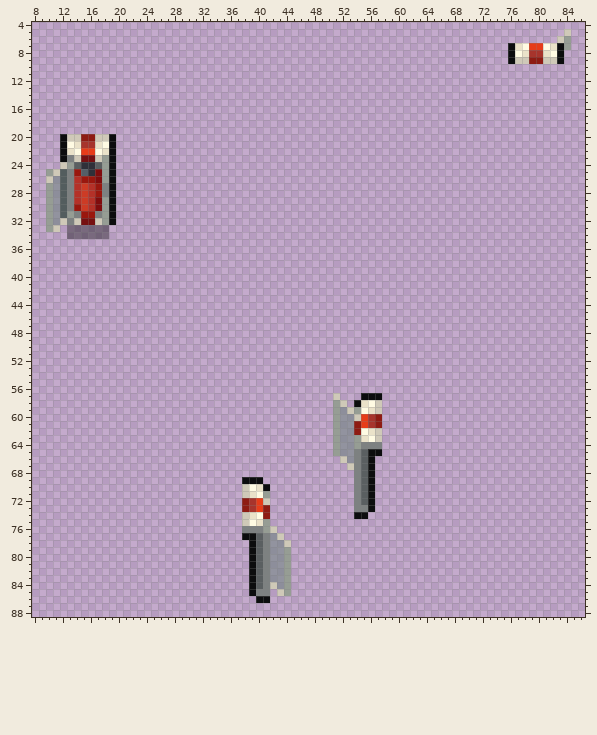
File history of a sprite sheet, Resources/Textures/Structures/Wallmounts/extinguisher_cabinet.rsi/extinguisher_full.png. Above is the file before it was changed.
The file is 96x96 pixels. Shown: x 8..86, y 4..88.
New version:
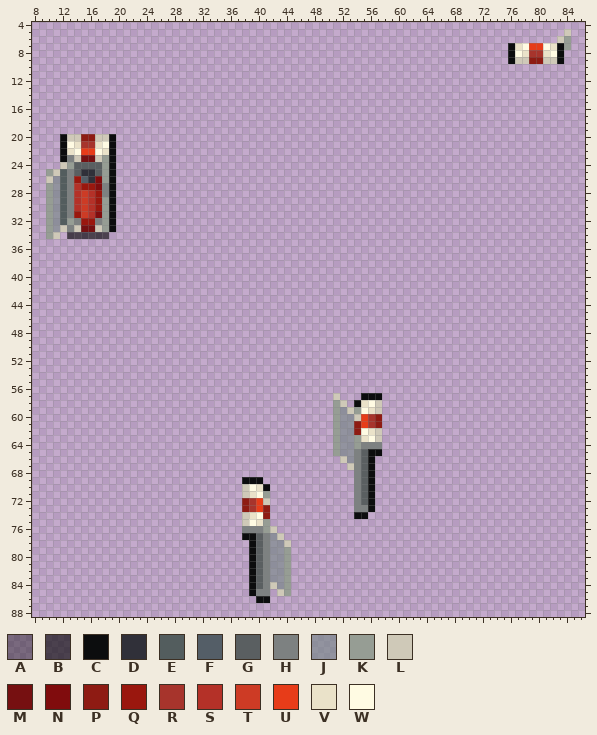
Palette (. is transparent): A #00000061  B #0000009d  C #0c0d0e  D #303039  E #535d5e  F #545e67  G #5a5f61  H #7d8181  J #788788a8  K #969d94  L #cfc9b8  M #761011  N #800c0d  P #8e1b13  Q #9a170e  R #a7342c  S #b43128  T #cd3b25  U #e73c19  V #eae2c9  W #fffbe3
Edits made:
Colour A becomes colour B in row 34 at x 13 to 18.
The author put colour C in row 33 at x 19.
Colour F becomes colour D in row 25 at x 15.
Colour Q becomes colour D in row 26 at x 16.
Colour L becomes colour E in row 32 at x 12.
Colour Q becomes colour F in row 26 at x 15.
Colour D becomes colour G in row 24 at x 15 to 16.
Colour N becomes colour G in row 25 at x 17.
Colour Q becomes colour G in row 25 at x 14.
Colour A becomes colour H in row 33 at x 13.
Colour K becomes colour H in row 31 at x 13.
Colour L becomes colour H in row 32 at x 14 and 17.
Colour L becomes colour J in row 33 at x 11.
The author put colour K in row 34 at x 10.
Colour A becomes colour K in row 33 at x 18.
Colour H becomes colour K in row 32 at x 13.
The author put colour L in row 33 at x 12; in row 34 at x 11.
Colour A becomes colour L in row 33 at x 14 and 17.
Colour A becomes colour M in row 33 at x 15 to 16.
Colour H becomes colour N in row 31 at x 17.
Colour Q becomes colour N in row 27 at x 17.
Colour H becomes colour Q in row 31 at x 14.
Colour M becomes colour Q in row 32 at x 15 to 16.
Colour N becomes colour Q in rows 29 to 30 at x 17.
Colour S becomes colour Q in row 26 at x 14; in row 27 at x 16.
Colour T becomes colour Q in row 27 at x 15.
Colour Q becomes colour S in row 30 at x 14; in row 31 at x 16.
Colour Q becomes colour T in row 31 at x 15.
Pixel boxes of the changes (left, top, right, bottom) in both pictures:
changed: (46, 162, 116, 239)
